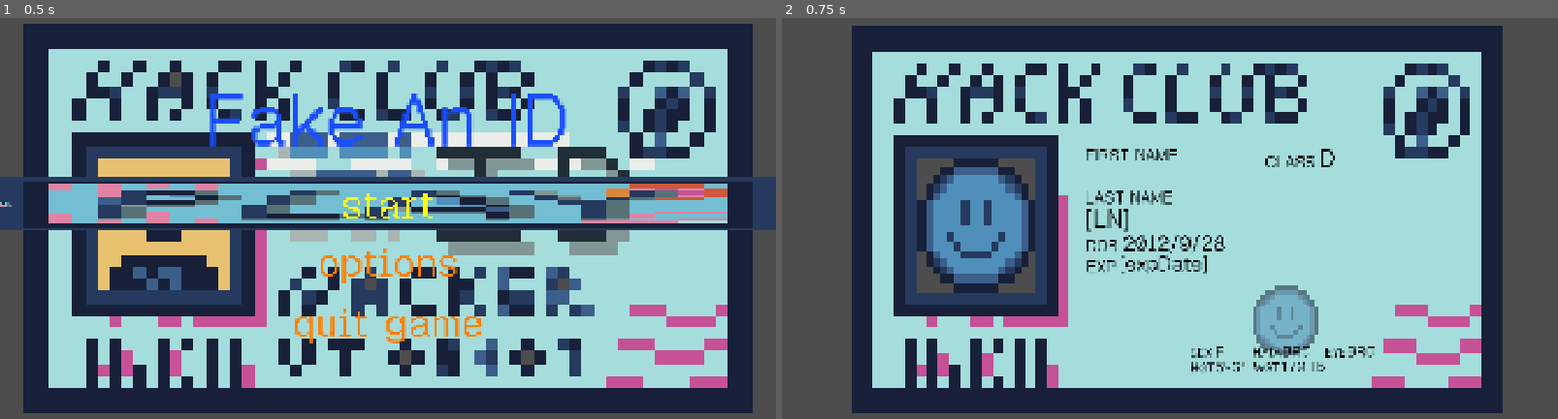
Above: before the commit, frames 1-2 (left to right).
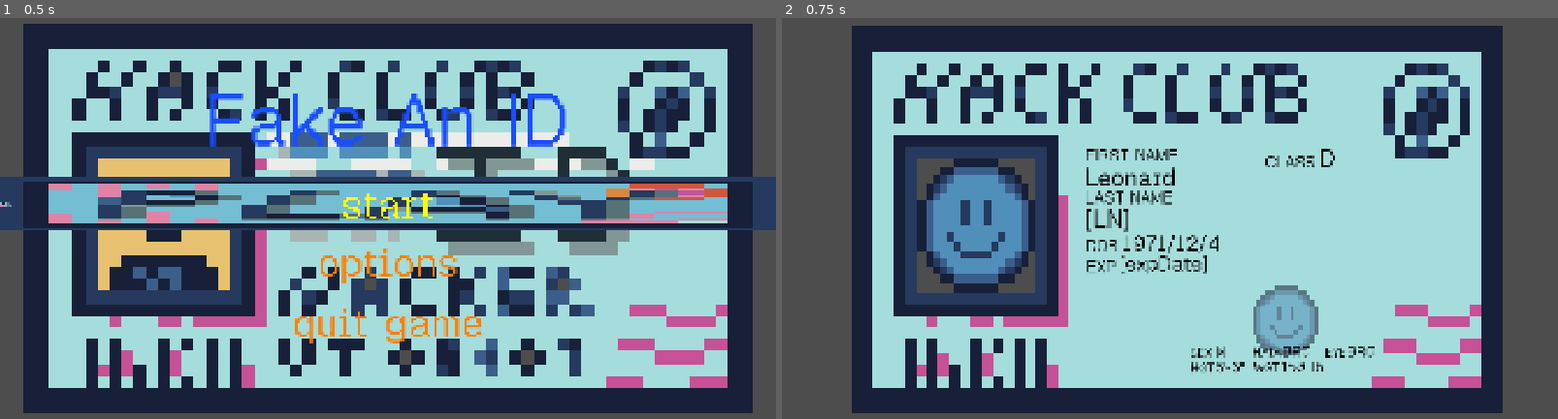
Above: after the commit, the same moments.

Repository: itstntcraft123/fake-an-id
Game: Godot game, scene res://scenes/main_menu.tscn
The game is run twice, just before and just after one commit, with the same random seed, the same clock (stepped at 60 frames per second) and the same inputs.
Inputs:
- Up to frame 1 (0.5 s): no input
- Up to frame 2 (0.75 s): click "[color=#ffffff00]> [/color]st…" at 0.5 s

Frame 1 is identical in both runs. In frame 2, 0.6% of the frame differs, in the area x 39-70%, y 37-89%.
Error before the commit: Attempt to call function 'get_as_text' in base 'null instance' on a null instance. (res://scripts/utils.gd:121)

Commit message:
fixed rand name, simplified weighted rand, added rand restr

Diff:
--- a/scripts/utils.gd
+++ b/scripts/utils.gd
@@ -1,25 +1,22 @@
 extends Node
 # Unless cited in the function, the random_ functions do not reflect real data (or do so inaccurately).
-var rng = RandomNumberGenerator.new()
+var rng := RandomNumberGenerator.new()
 
 func _ready() -> void:
-	randomize()
-
-
+	rng.randomize()
+	for i in range(10):
+		print(random_restr(random_class()))
 
 func random_first_name(gender: String) -> String:
 	var data = read_data("names.json")
 
-	var male: Array = data["male_first_names"]
-	var female: Array = data["female_first_names"]
-
 	match gender:
 		"M":
-			return random(male)
+			return weighted_random(data["male_first_names"])
 		"F":
-			return random(female)
+			return weighted_random(data["female_first_names"])
 		_:
-			return random(male + female)
+			return weighted_random(data["male_first_names"].merged(data["female_first_names"]))
 
 func random_address() -> String:
 	var data = read_data("addresses.json")
@@ -33,7 +30,7 @@
 
 func random_dob() -> String:
 	const min_date = 0 # a unix timestamp
-	var max_date = max(Time.get_unix_time_from_system(), 1288111620)
+	var max_date = max(Time.get_unix_time_from_system() - 504910816, 1288111620)
 
 	var random_date = Time.get_datetime_dict_from_unix_time(randi_range(int(min_date), int(max_date)))
 	return str(random_date["year"]) + "/" + str(random_date["month"]) + "/" + str(random_date["day"])
@@ -41,10 +38,37 @@
 func random_class() -> String:
 	return weighted_random({
 		"D": 0.7,
-		"C": 0.15,
+		"C": 0.15, # (commercial C, not non-commerical)
 		"B": 0.075,
 		"A": 0.075
 	})
+
+func random_restr(id_class: String) -> String:
+	var data = {
+		"B": 0.35,
+		"C": 0.006,
+		"D": 0.002,
+		"E": 0.01,
+		"F": 0.01,
+		"G": 0.02,
+		"H": 0.006,
+		"I": 0.004,
+		"J": 0.01
+	}
+	if id_class != "D":
+		data.merge({
+			"E": 0.08,
+			"K": 0.05,
+			"L": 0.06,
+			"M": 0.03,
+			"N": 0.03,
+			"V": 0.01,
+			"Z": 0.02
+		})
+	var rand = remove_dupes(indep_weighted_random(data))
+	rand.sort()
+	var result = "".join(rand)
+	return result if result != "" else "NONE"
 
 func random_gender() -> String:
 	return weighted_random({
@@ -96,13 +120,7 @@
 	return test_weighted_random_num_func(func(): return weighted_random_num(minimum, maximum, mean, deviation), tests, round_by)
 
 func weighted_random(dict: Dictionary) -> Variant:
-	var rand = randf()
-	var current = 0
-	for element in dict:
-		current += dict[element]
-		if current > rand:
-			return element
-	return null
+	return dict.keys()[rng.rand_weighted(PackedFloat32Array(dict.values()))]
 
 func test_weighted_random_func(function: Callable, tests: int) -> Dictionary:
 	var results = {}
@@ -115,6 +133,19 @@
 
 func test_weighted_random(dict: Dictionary, tests: int) -> Dictionary:
 	return test_weighted_random_func(func(): return weighted_random(dict), tests)
+
+func indep_weighted_random(dict: Dictionary) -> Array:
+	var results := []
+	for item in dict:
+		if randf() < dict[item]:
+			results.append(item)
+	return results
+
+func remove_dupes(array: Array) -> Array:
+	var dict := {}
+	for item in array:
+		dict[item] = ""
+	return dict.keys()
 
 func read_data(filename: String) -> Variant:
 	var file = FileAccess.open("res://data/" + filename, FileAccess.READ)
Renamed: names.json -> data/names.json
